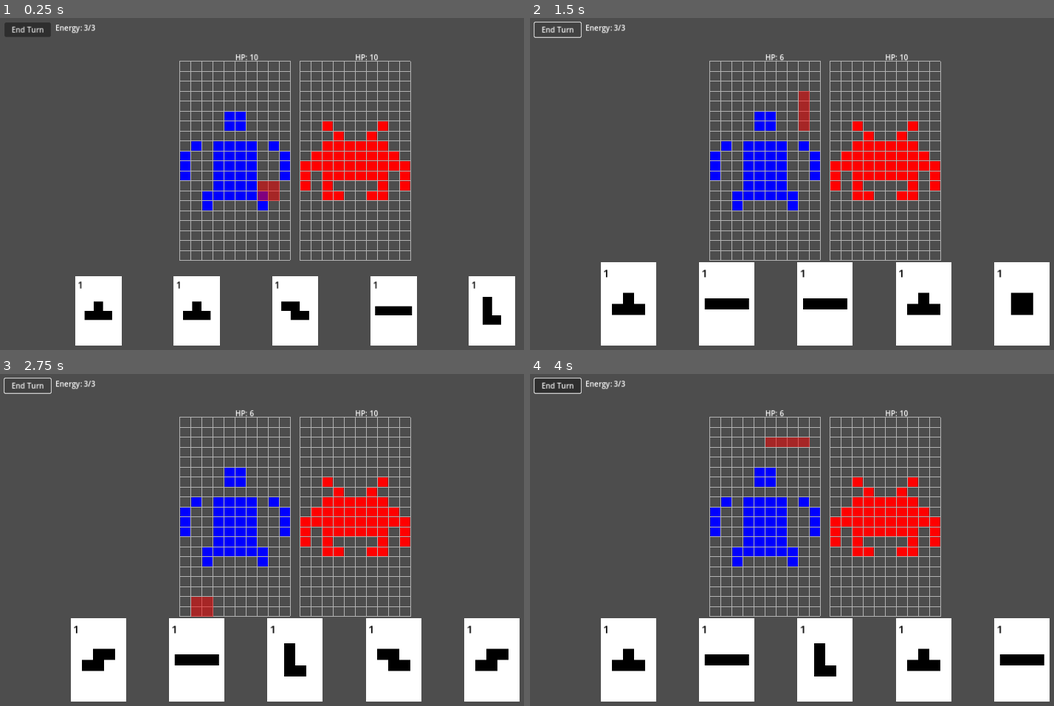
Above: before the commit, frames 1-4 (two rows, left to right).
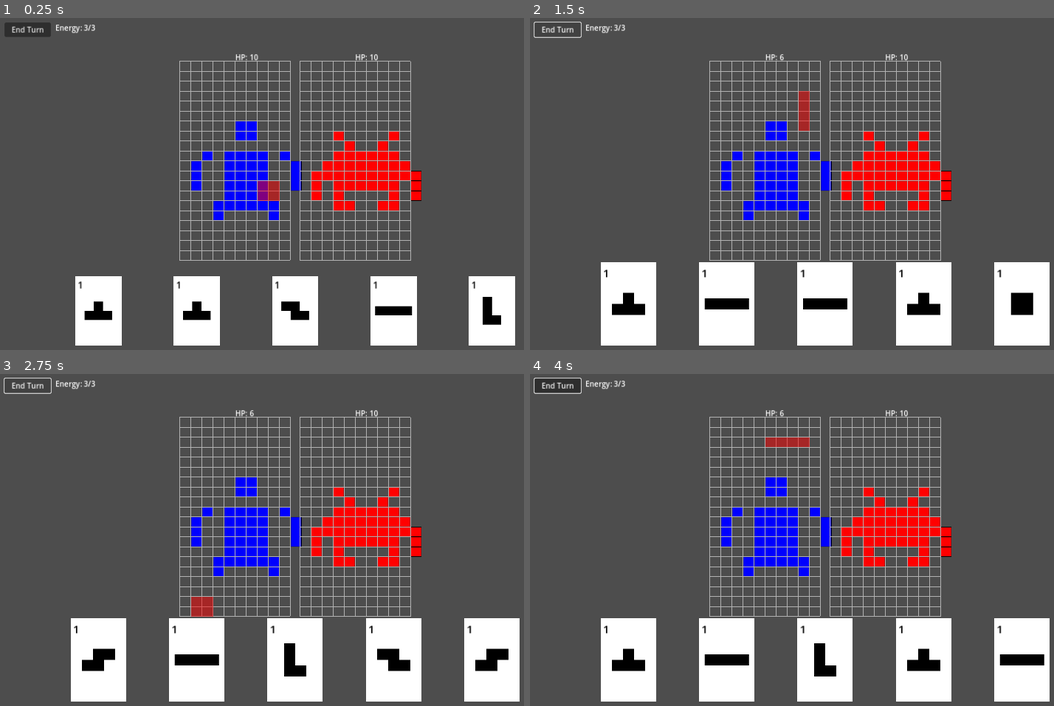
Above: after the commit, the same moments.

Repository: dBinet/SquirrelAttack
Game: Godot game, scene res://scenes/Main.tscn
Same seed, same stepped clock (60 frames per second), same inputs: the game is played once before the commit and once after it.
Inputs (mouse positions are in pixels of both pictures, inside the frame that each line leads up to):
- Up to frame 1 (0.25 s): no input
- Up to frame 2 (1.5 s): click "End Turn" at 0.5 s; click "End Turn" at 1.25 s
- Up to frame 3 (2.75 s): click "End Turn" at 2 s
- Up to frame 4 (4 s): tap Enter at 2.75 s; move the mouse to (954, 523) at 2.77 s; click (954, 523) at 2.92 s; tap Space at 3.5 s; drag from (708, 556) to (797, 606) at 3.52 s

The runs differ from the first frame. In frame 1, 4.4% of the frame differs, in the area x 34-81%, y 28-61%; in frame 2, 4.4%; in frame 3, 4.4%; in frame 4, 4.4%.

Commit message:
Fix sprite offset to ignore rect size

Diff:
--- a/scripts/CharacterData.gd
+++ b/scripts/CharacterData.gd
@@ -221,25 +221,30 @@
                 "rect":
                     var p: Array = s.get("position", [0, 0])
                     var sz: Array = s.get("size", [0, 0])
-                    var x0: float = float(p[0]) * scale
-                    var y0: float = float(p[1]) * scale
-                    var x1: float = x0 + float(sz[0]) * scale
-                    var y1: float = y0 + float(sz[1]) * scale
-                    min_x = min(min_x, x0)
-                    min_y = min(min_y, y0)
-                    max_x = max(max_x, x1)
-                    max_y = max(max_y, y1)
+                    var x_pos: float = float(p[0]) * scale
+                    var y_pos: float = float(p[1]) * scale
+                    var x_end: float = x_pos + float(sz[0]) * scale
+                    var y_end: float = y_pos + float(sz[1]) * scale
+                    min_x = min(min_x, x_pos)
+                    min_y = min(min_y, y_pos)
+                    max_x = max(max_x, x_pos) # ignore width for centering
+                    max_y = max(max_y, y_pos)
+                    # ensure entire rect fits inside the image when size is negative
+                    if float(sz[0]) < 0:
+                        min_x = min(min_x, x_end)
+                    if float(sz[1]) < 0:
+                        min_y = min(min_y, y_end)
                 "circle":
                     var ctr: Array = s.get("center", [0, 0])
                     var rad: float = float(s.get("radius", 0)) * scale
-                    var x0 := float(ctr[0]) * scale - rad
-                    var y0 := float(ctr[1]) * scale - rad
-                    var x1 := float(ctr[0]) * scale + rad
-                    var y1 := float(ctr[1]) * scale + rad
+                    var cx := float(ctr[0]) * scale
+                    var cy := float(ctr[1]) * scale
+                    var x0 := cx - rad
+                    var y0 := cy - rad
                     min_x = min(min_x, x0)
                     min_y = min(min_y, y0)
-                    max_x = max(max_x, x1)
-                    max_y = max(max_y, y1)
+                    max_x = max(max_x, cx) # ignore radius for centering
+                    max_y = max(max_y, cy)
     if min_x == INF:
         min_x = 0
     if min_y == INF:
